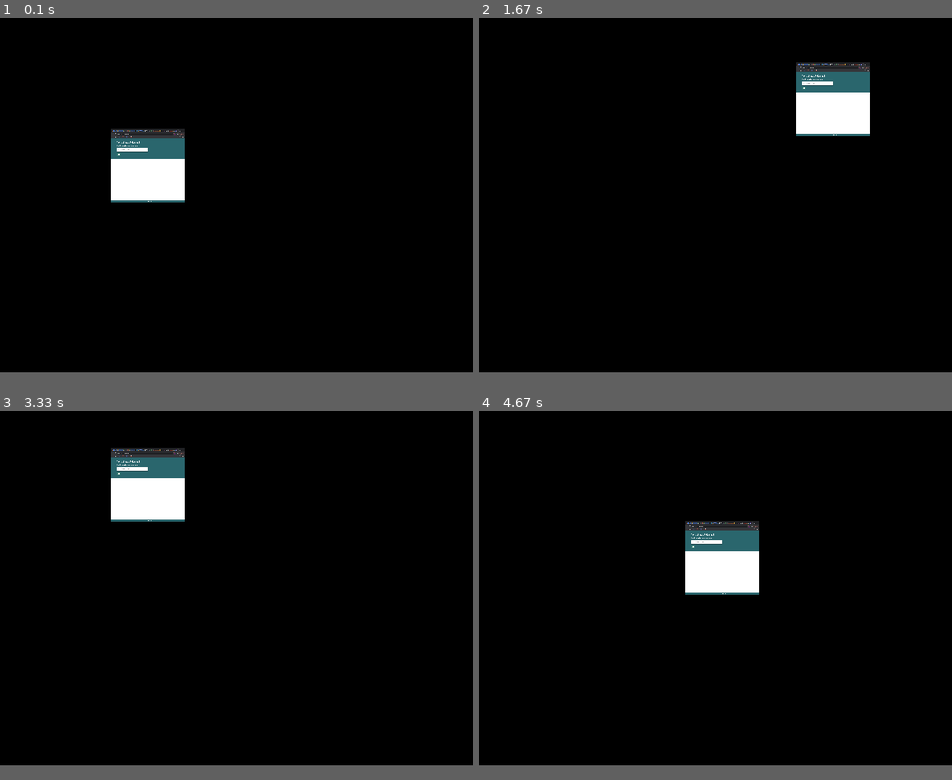
Above: before the commit, frames 1-4 (two rows, left to right).
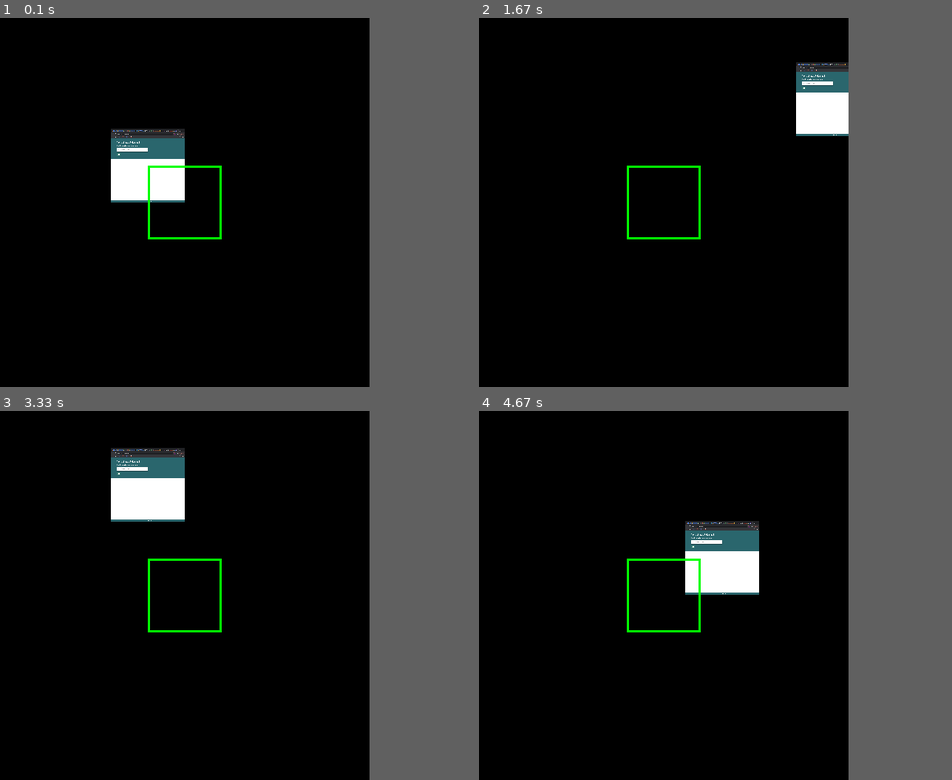
Above: after the commit, the same moments.

Repository: OliverMidbrink/simple_pygame_template
Game: pygame game, started from main.py
The game is run twice, just before and just after one commit, with the same random seed, the same clock (stepped at 60 frames per second) and the same inputs.
Inputs:
- Up to frame 1 (0.1 s): no input
- Up to frame 2 (1.67 s): hold Right 0.33-0.8 s; hold Up 0.83-1.13 s; hold Right 1.17-1.63 s
- Up to frame 3 (3.33 s): hold Left 1.67-2.2 s; hold Down 2.23-2.53 s; hold Left 2.57-2.97 s; hold Up from 3 s (still down)
- Up to frame 4 (4.67 s): release Up at 3.37 s; hold Right 3.4-4.03 s; hold Down 4.07-4.43 s; hold Left from 4.47 s (still down)
In our replay, the window is 640x480 before the commit and 500x500 after it. These sizes can differ from the game's own. Grey fills any space a smaller window leaves; there, only what the larger window draws over its background counts as a difference.

The runs differ from the first frame. In frame 1, 0.4% of the frame differs, in the area x 31-47%, y 40-60%; in frame 2, 1.3%, in the area x 31-83%, y 12-60%; in frame 3, 0.4%; in frame 4, 0.4%.

Commit message:
Added new features

Diff:
--- a/main.py
+++ b/main.py
@@ -10,18 +10,20 @@
 import pygame
 from pygame.locals import *
 
+w, h = 100, 100
 picture = pygame.image.load("testImage.png")
-picture = pygame.transform.scale(picture, (100, 100))
+picture = pygame.transform.scale(picture, (w, h))
 
 x = 200
 y = 200
 
-up = 1073741906
-down = 1073741905
-right = 1073741904
-left = 1073741903
+pygame.font.init()
+font = pygame.font.SysFont(None, 50)
+victory_text = font.render('Victory', True, (0, 255, 0))
 
 speed = 300
+
+victory = False
 
 def control(dt):
   global x
@@ -50,6 +52,15 @@
 
   control(dt)
 
+  ## Check victory
+  global victory
+  if abs(x - 250) < 10 and abs(y - 250) < 10:
+    victory = True
+  else:
+    victory = False
+
+
+
   # Go through events that are passed to the script by the window.
   for event in pygame.event.get():
     # We need to handle these events. Initially the only one you'll want to care
@@ -68,7 +79,12 @@
   screen.fill((0, 0, 0)) # Fill the screen with black.
   global x, y
   pygame.draw.circle(screen, (255, 0, 0), (int(x), int(y)), 20)
-  screen.blit(picture, (int(x) - 50, int(y) - 50))
+  screen.blit(picture, (int(x) - w / 2, int(y) - h / 2))
+
+  pygame.draw.rect(screen, (0, 255, 0), (250 - 50, 250 - 50, 100, 100), 3)
+
+  if victory:
+    screen.blit(victory_text, (250 - 50, 20))
   # Redraw screen here.
 
   # Flip the display so that the things we drew actually show up.
@@ -83,7 +99,7 @@
   fpsClock = pygame.time.Clock()
 
   # Set up the window.
-  width, height = 640, 480
+  width, height = 500, 500
   screen = pygame.display.set_mode((width, height))
 
   # screen is the surface representing the window.
